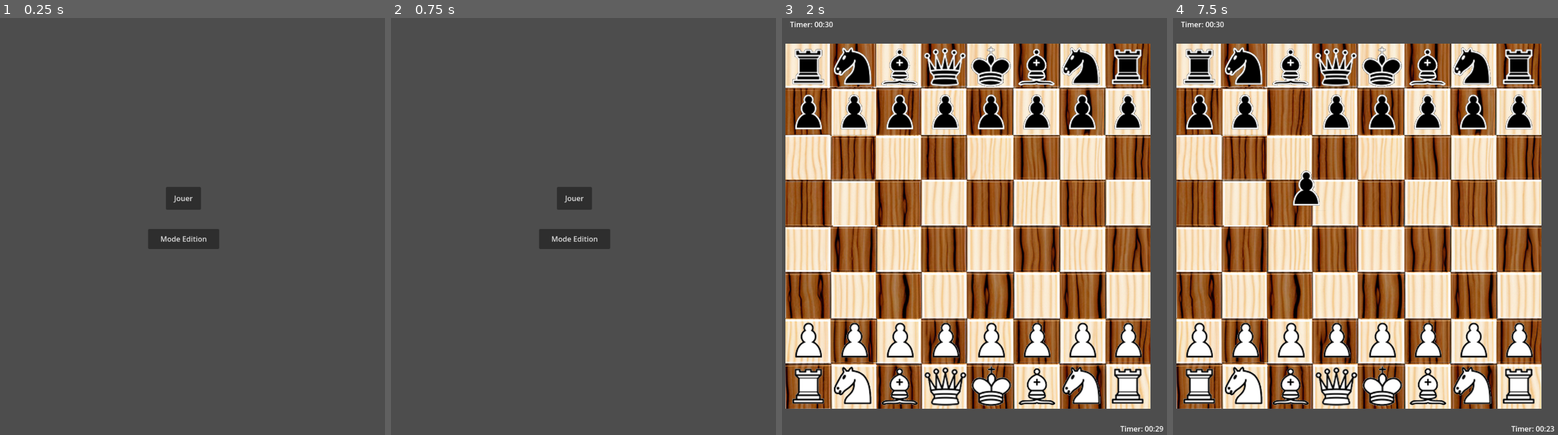
Above: before the commit, frames 1-4 (left to right).
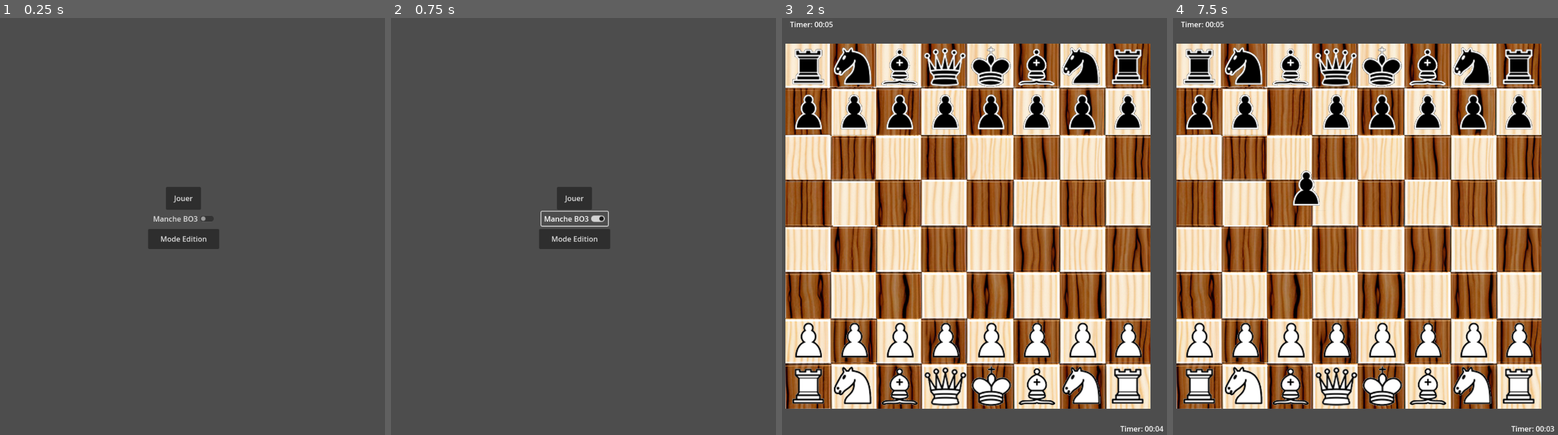
Above: after the commit, the same moments.

Repository: FabriceValmont/ChessGame-in-Godot4
Game: Godot game, scene res://Scene/menu.tscn
Same seed, same stepped clock (60 frames per second), same inputs: the game is played once before the commit and once after it.
Inputs (mouse positions are in pixels of both pictures, inside the frame that each line leads up to):
- Up to frame 1 (0.25 s): no input
- Up to frame 2 (0.75 s): click (575, 218) at 0.5 s, where only the run after the commit has a clickable "Manche BO3"
- Up to frame 3 (2 s): click "Jouer" at 1.25 s
- Up to frame 4 (7.5 s): tap Enter at 2, 4.25, 5.75 s; move the mouse to (1457, 201) at 2.02 s; hold Shift 2.03-2.75 s; click (1457, 201) at 2.17 s; tap Space at 2.75, 5, 7.25 s; drag from (1269, 247) to (1199, 339) at 2.77 s; move the mouse to (1404, 126) at 3.52 s; tap Ctrl at 3.6 s; click (1404, 126) at 3.67 s; drag from (1334, 318) to (1427, 339) at 4.27 s; move the mouse to (1496, 293) at 5.02 s; tap Alt at 5.1 s; click (1496, 293) at 5.17 s; drag from (1223, 159) to (1292, 339) at 5.77 s; move the mouse to (1380, 226) at 6.52 s; hold Shift 6.53-7.25 s; click (1380, 226) at 6.67 s; drag from (1292, 113) to (1334, 339) at 7.27 s

The runs differ from the first frame. In frame 1, 0.1% of the frame differs, in the area x 39-56%, y 47-49%; in frame 2, 0.3%, in the area x 38-57%, y 46-51%; in frame 3, less than 0.1%; in frame 4, less than 0.1%.
Error in both runs: Invalid access to property or key 'i' on a base object of type 'null instance'. (res://Script/Variable_global.gd:1128)

Commit message:
Integration des manches + script du timer déplacé

Diff:
--- a/Scene/menu.tscn
+++ b/Scene/menu.tscn
@@ -24,5 +24,14 @@
 offset_bottom = 550.0
 text = "Mode Edition"
 
+[node name="Round" type="CheckButton" parent="."]
+layout_mode = 0
+offset_left = 422.0
+offset_top = 468.0
+offset_right = 568.0
+offset_bottom = 499.0
+text = "Manche BO3"
+
 [connection signal="pressed" from="Play" to="." method="_on_play_pressed"]
 [connection signal="pressed" from="EditorMod" to="." method="_on_editor_mod_pressed"]
+[connection signal="pressed" from="Round" to="." method="_on_check_button_pressed"]
--- a/Scene/timer.tscn
+++ b/Scene/timer.tscn
@@ -1,6 +1,9 @@
-[gd_scene format=3 uid="uid://8yq8uset58y6"]
+[gd_scene load_steps=2 format=3 uid="uid://8yq8uset58y6"]
+
+[ext_resource type="Script" path="res://Script/timer.gd" id="1_2718v"]
 
 [node name="Timer" type="Node2D"]
+script = ExtResource("1_2718v")
 
 [node name="TimerWhite" type="Timer" parent="."]
 autostart = true
--- a/Script/menu.gd
+++ b/Script/menu.gd
@@ -17,3 +17,10 @@
 
 func _on_editor_mod_pressed():
 	get_tree().change_scene_to_file("res://Scene/editorMod.tscn")
+
+
+func _on_check_button_pressed():
+	if get_node("Round").button_pressed ==  false:
+		VariableGlobalOption.roundOfThree = false
+	elif get_node("Round").button_pressed ==  true:
+		VariableGlobalOption.roundOfThree = true
--- /dev/null
+++ b/Script/timer.gd
@@ -0,0 +1,46 @@
+extends Node2D
+
+var pathTextTimerWhite
+var pathTextTimerBlack
+var timerWhiteSecondes = 5
+var timerWhiteMinutes = int(timerWhiteSecondes / 60)
+var whiteSecondsRemaining = timerWhiteSecondes % 60
+var timerBlackSecondes = 5
+var timerBlackMinutes = int(timerBlackSecondes / 60)
+var blackSecondsRemaining = timerBlackSecondes % 60
+
+# Called when the node enters the scene tree for the first time.
+func _ready():
+	await get_tree().process_frame
+	pathTextTimerWhite = "TextTimerWhite"
+	pathTextTimerBlack = "TextTimerBlack"
+
+
+# Called every frame. 'delta' is the elapsed time since the previous frame.
+func _process(_delta):
+	timer(_delta)
+
+func timer(_delta):
+	if get_node(pathTextTimerWhite) != null and get_node(pathTextTimerBlack) != null:
+		get_node(pathTextTimerWhite).set_text("Timer: " + str("%02d:%02d" % [timerWhiteMinutes, whiteSecondsRemaining]))
+		get_node(pathTextTimerBlack).set_text("Timer: " + str("%02d:%02d" % [timerBlackMinutes, blackSecondsRemaining]))
+		if VariableGlobal.turnWhite == true :
+			whiteSecondsRemaining -= _delta #Décompte des secondes
+			if whiteSecondsRemaining < 0 : #Si les secondes atteignent 0
+				if timerWhiteMinutes > 0 : #Si des minutes restantes
+					timerWhiteMinutes -= 1 #Décrémentation des minutes
+					whiteSecondsRemaining = 59 #Réinitialisation des secondes
+				else :
+					whiteSecondsRemaining = 0 #Le timer est terminé
+					VariableGlobal.checkmateWhite = true
+					VariableGlobal.checkmate = true
+		elif VariableGlobal.turnWhite == false :
+			blackSecondsRemaining -= _delta #Décompte des secondes
+			if blackSecondsRemaining < 0 : #Si les secondes atteignent 0
+				if timerBlackMinutes > 0 : #Si des minutes restantes
+					timerBlackMinutes -= 1 #Décrémentation des minutes
+					blackSecondsRemaining = 59 #Réinitialisation des secondes
+				else :
+					blackSecondsRemaining = 0 #Le timer est terminé
+					VariableGlobal.checkmateBlack = true
+					VariableGlobal.checkmate = true
--- a/Script/variable_global_option.gd
+++ b/Script/variable_global_option.gd
@@ -1,44 +1,16 @@
 extends Node
 
-var pathTextTimerWhite
-var pathTextTimerBlack
-var timerWhiteSecondes = 30
-var timerWhiteMinutes = int(timerWhiteSecondes / 60)
-var whiteSecondsRemaining = timerWhiteSecondes % 60
-var timerBlackSecondes = 30
-var timerBlackMinutes = int(timerBlackSecondes / 60)
-var blackSecondsRemaining = timerBlackSecondes % 60
+var roundOfThree = false
 
 # Called when the node enters the scene tree for the first time.
 func _ready():
 	await get_tree().process_frame
-	pathTextTimerWhite = "/root/gameScreen/Timer/TextTimerWhite"
-	pathTextTimerBlack = "/root/gameScreen/Timer/TextTimerBlack"
-
 
 # Called every frame. 'delta' is the elapsed time since the previous frame.
 func _process(_delta):
 	if VariableGlobal.gameLaunch == true:
-		if get_node(pathTextTimerWhite) != null and get_node(pathTextTimerBlack) != null:
-			get_node(pathTextTimerWhite).set_text("Timer: " + str("%02d:%02d" % [timerWhiteMinutes, whiteSecondsRemaining]))
-			get_node(pathTextTimerBlack).set_text("Timer: " + str("%02d:%02d" % [timerBlackMinutes, blackSecondsRemaining]))
-			if VariableGlobal.turnWhite == true :
-				whiteSecondsRemaining -= _delta #Décompte des secondes
-				if whiteSecondsRemaining < 0 : #Si les secondes atteignent 0
-					if timerWhiteMinutes > 0 : #Si des minutes restantes
-						timerWhiteMinutes -= 1 #Décrémentation des minutes
-						whiteSecondsRemaining = 59 #Réinitialisation des secondes
-					else :
-						whiteSecondsRemaining = 0 #Le timer est terminé
-						VariableGlobal.checkmateWhite = true
-						VariableGlobal.checkmate = true
-			elif VariableGlobal.turnWhite == false :
-				blackSecondsRemaining -= _delta #Décompte des secondes
-				if blackSecondsRemaining < 0 : #Si les secondes atteignent 0
-					if timerBlackMinutes > 0 : #Si des minutes restantes
-						timerBlackMinutes -= 1 #Décrémentation des minutes
-						blackSecondsRemaining = 59 #Réinitialisation des secondes
-					else :
-						blackSecondsRemaining = 0 #Le timer est terminé
-						VariableGlobal.checkmateBlack = true
-						VariableGlobal.checkmate = true
+		if VariableGlobal.checkmate == true and roundOfThree == true :
+			VariableGlobal.checkmate = false
+			VariableGlobal.checkmateWhite = false
+			VariableGlobal.checkmateBlack = false
+			get_tree().change_scene_to_file("res://Scene/gameScreen.tscn")
